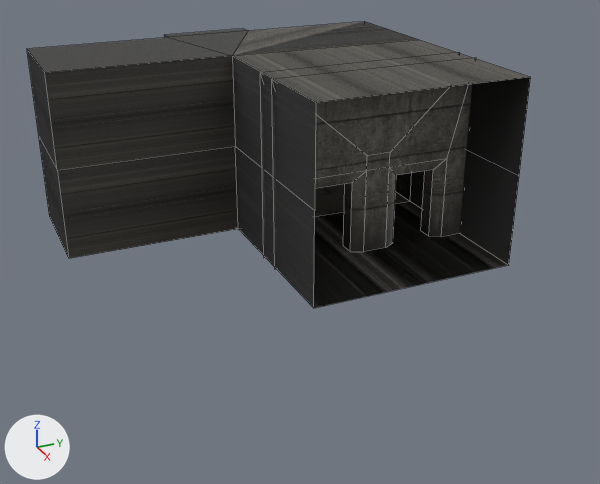
The Blender file rooms/Models/HConToEntCheckpoint.blend as it was, and as the next commit left it.
The view is the same before and after, from a camera (50 mm lens) standing at (22.07, -9.43, 10.42) and looking at (1.2, -0.04, -0.01). Lighting does not change. The marker at lower left points along +X, +Y and +Z. The older version comes first. Mesh edges are drawn as thin lines.

In view in the first picture: 'checkpoint-col', 'hcon-room-col'.
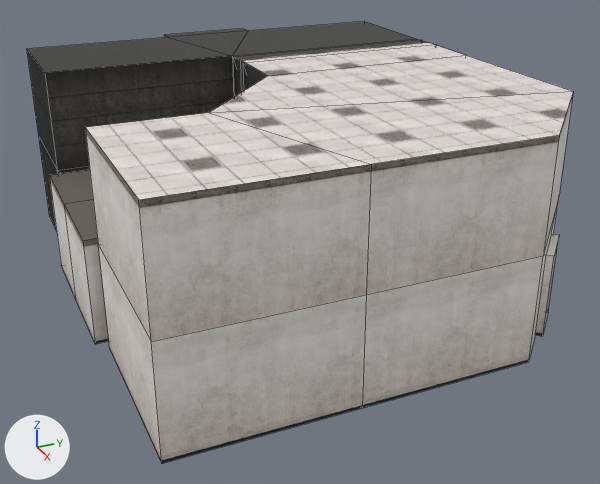
What changed in the scene script:
```text
Change mat_material_003:
    add n3 = _N.new('ShaderNodeTexImage'); n3.name = 'Image Texture.001'
    add n3.image = img_concrete_wall_png
    where n0 = _N.new('ShaderNodeBsdfPrincipled'); n0.name = 'Principled BSDF'
    add _L.new(n3.outputs[0], n0.inputs[5])  # 'Color' to 'Normal'
Add mat_tilefloor:
    mat_tilefloor = bpy.data.materials.new('tilefloor')
    # uses the picture img_tile_floor_png
    # uses the picture img_tilefloor_jpg
Change me_cube_001:
    used by ob_hcon_room_col; location = (0.0, 0.0, 0.0); rotation_euler = (0.0, 0.0, -3.142), in degrees (0, 0, -180)
    remove me_cube_001.from_pydata(...)  # 43 vertices, 39 faces; spans x -3.2..7.5, y -6.3..6.3, z -1.17..4.83
    add me_cube_001.from_pydata(...)  # 121 vertices, 120 faces; spans x -8.0..7.5, y -6.3..6.61, z -1.17..4.83
    me_cube_001 part 1
    6 vertices are removed from x -3.2, y -6.3..0.5, z -1.17..4.83
    7 faces are deleted
    3 vertices in x 2.8, y -6.3, z -1.17..4.83 move by (0.2, 0.0, 0.0)
    44 vertices are added at x -8.0..3.0, y -6.3..6.61, z -1.17..4.83
    6 new vertices lie (-0.74, 0.0, 0.0) away from vertices in x 2.8..3.0, y -6.3..0.5, z -1.17..4.83
    6 new vertices lie (-2.26, 0.0, 0.0) away from vertices in x 2.26, y -6.3..0.5, z -1.17..4.83
    11 new vertices lie (0.0, 0.0, 3.0) away from vertices in x -8.0..2.6, y -3.3..6.61, z -1.17
    5 new vertices lie (0.0, 0.0, 3.0) away from vertices in x -8.0..-3.0, y -3.3..6.31, z 1.83
    6 new vertices lie (0.0, 4.39, 0.0) away from vertices in x 2.6..3.0, y 1.51, z -0.37..1.28
    6 new vertices lie (0.0, 0.0, 2.4) away from vertices in x -7.13..-0.99, y -5.43..2.38, z -1.17
    18 new faces join them, mat_whgitewalls (picture img_whitewall_jpg)
    25 new faces join them, mat_concwall
    12 new faces join them, mat_tilefloor
    11 new faces join them, mat_wwbottom (picture img_whitewall1_png)
    6 new faces join them, mat_wwtop (picture img_whitewall4_png)
    4 new faces join them, mat_ceiling (picture img_ceiling_jpg)
    12 new faces join them, mat_material
    me_cube_001 part 2: 30 kept faces spanning x 3.0..7.5, y -6.3..6.3, z -1.17..4.83 get new texture (UV) coordinates
    me_cube_001 part 3: 3 faces spanning x 3.0..6.8, y -6.3..6.3, z -1.17..4.83 switch from mat_concwall to mat_material
    add me_cube_001.materials.append(mat_tilefloor)
    add me_cube_001.materials.append(mat_ceiling)  # picture img_ceiling_jpg
    add me_cube_001.materials.append(mat_whgitewalls)  # picture img_whitewall_jpg
    add me_cube_001.materials.append(mat_wwbottom)  # picture img_whitewall1_png
    add me_cube_001.materials.append(mat_wwtop)  # picture img_whitewall4_png
```

Changed parts and their boxes [x1, y1, x2, y2] in the pictures (600 x 484 px):
'hcon-room-col', reshaped (9% wider, 54% taller)
    before: [27, 21, 530, 308]
    after: [27, 21, 573, 463]
'checkpoint-col', surface changed
    both: [233, 52, 472, 269]
part 1 of me_cube_001, built on
    before: [57, 40, 530, 308]
    after: [49, 39, 573, 463]
part 2 of me_cube_001, surface changed
    before: [46, 21, 418, 256]
    after: [46, 21, 415, 232]
part 3 of me_cube_001, recoloured
    before: [232, 21, 418, 216]
    after: [232, 21, 415, 56]
